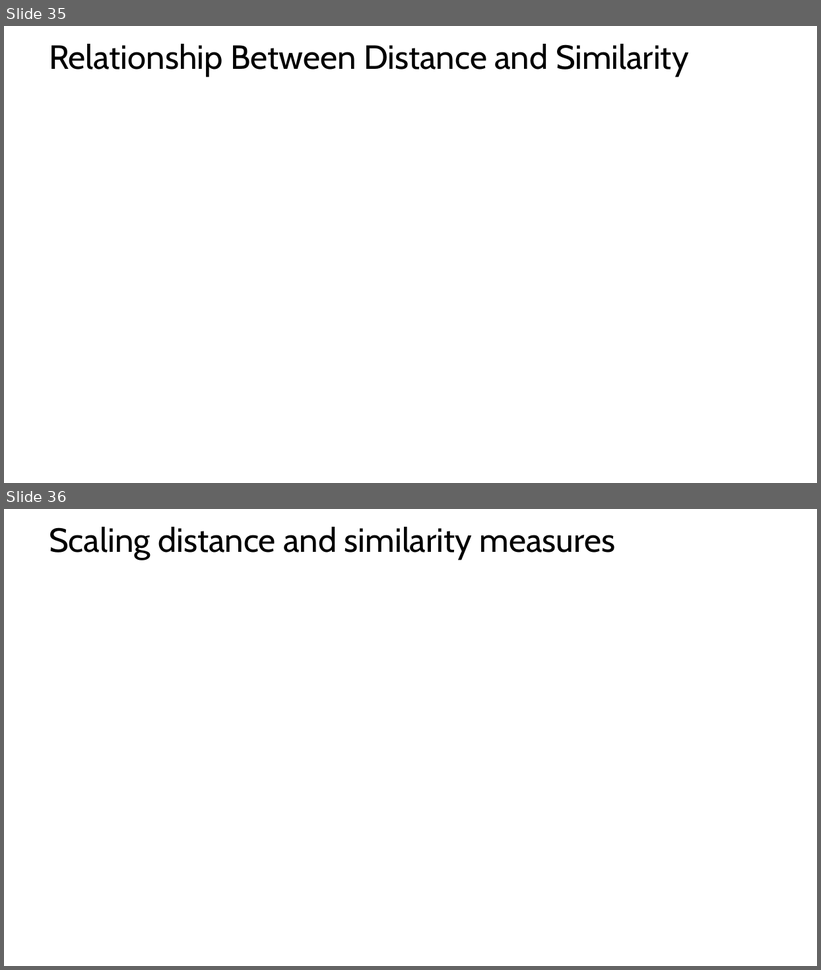
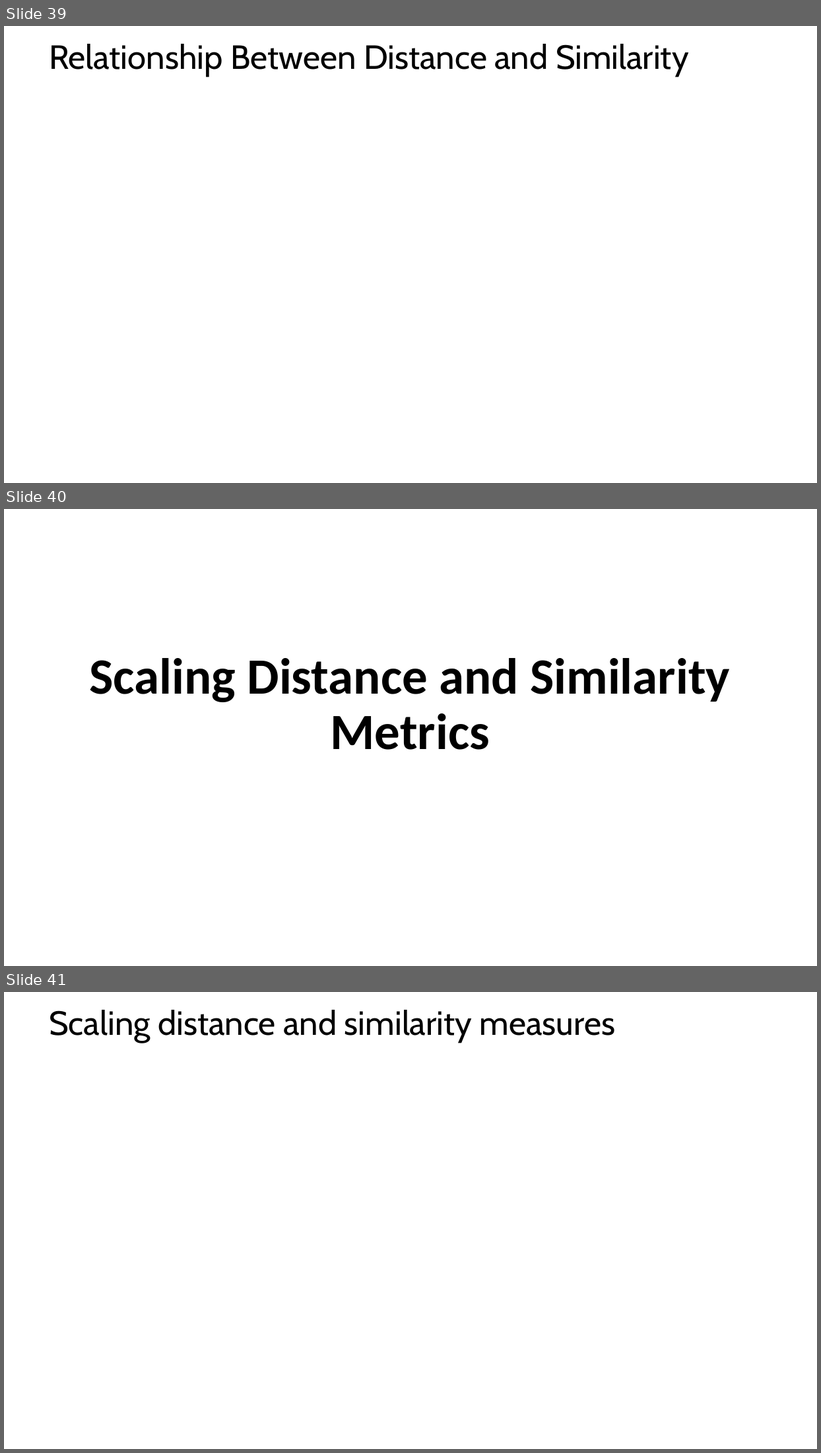
Before and after one commit to tenevian/Harvard-SSP-Data-Mining, a slide deck: slides/5_DistanceAndSimilarityMeasures.pptx. Shown one above the other, each under a label of ours: slides 35 and 36 before the commit, slides 39, 40 and 41 after it. The pictures are 821x970 and 821x1453 pixels, drawn with LibreOffice and Linux fonts; fonts in the diff are those of the drawing; grey boxes stand for pictures. Boxes give left, top, right and bottom in pixels: in the first picture for what was removed or moved away, otherwise in the second. Text is boxed around its words. In the diff, an @@ line names an element or a change of style, - is before the commit and + after.

```diff
--- a/slides/5_DistanceAndSimilarityMeasures.pptx
+++ b/slides/5_DistanceAndSimilarityMeasures.pptx
@@ slide 40 added at [4, 509, 817, 966], background #FFFFFF @@
@@ title added at [90, 658, 730, 750], 60 pt, text #000000, bold @@
+Scaling Distance and Similarity Metrics
@@ what was slide 35 is now slide 39 @@
@@ what was slide 36 is now slide 41 @@
```
Also in this commit, not shown: 4 slides changed, 4 other slides added.
